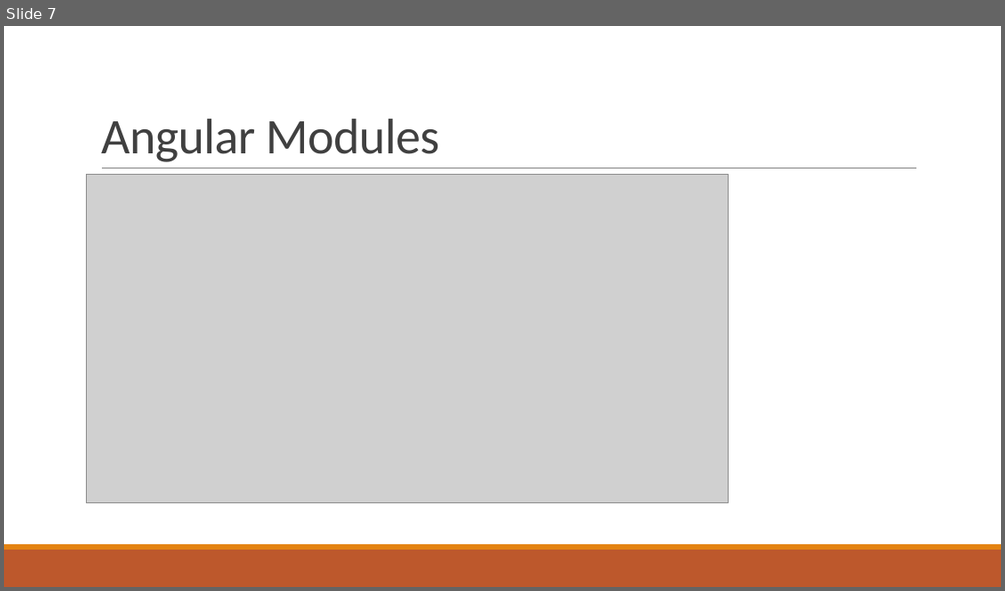
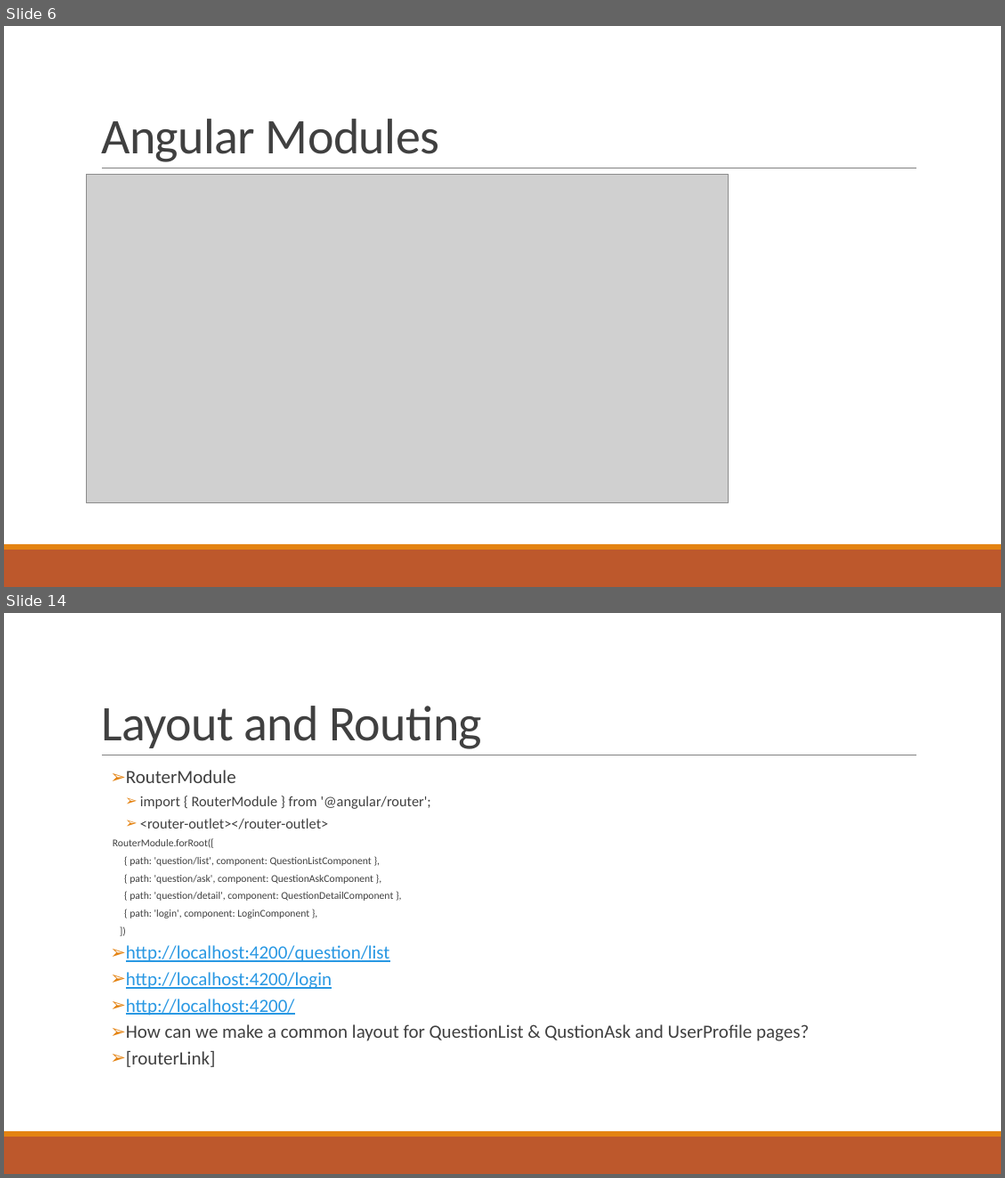
Before and after one commit to ozgurkaplan/KocAkademiAngularStarter, a slide deck: KocAkademi Angular.pptx. Shown one above the other, each under a label of ours: slide 7 before the commit, slides 6 and 14 after it; the slides between them are not shown. The pictures are 1005x591 and 1005x1178 pixels, drawn with LibreOffice and Linux fonts; fonts in the diff are those of the drawing; grey boxes stand for pictures. Boxes give left, top, right and bottom in pixels: in the first picture for what was removed or moved away, otherwise in the second. Text is boxed around its words. In the diff, an @@ line names an element or a change of style, - is before the commit and + after.

Commit message:
Presentation is updated.

```diff
--- a/KocAkademi Angular.pptx
+++ b/KocAkademi Angular.pptx
@@ slide 14 added at (x1=4, y1=613, x2=1001, y2=1174), background #FFFFFF; not listed: 3 template elements that a slide beside it also shows @@
@@ title added at (x1=101, y1=706, x2=482, y2=749), 48 pt, text #404040 @@
+Layout and Routing
@@ text added at (x1=113, y1=770, x2=809, y2=1067), 10 pt, text #404040 @@
+  ➢ RouterModule
+    ➢ import { RouterModule } from '@angular/router';
+    ➢ <router-outlet></router-outlet>
+  RouterModule.forRoot([
+  { path: 'question/list', component: QuestionListComponent },
+  { path: 'question/ask', component: QuestionAskComponent },
+  { path: 'question/detail', component: QuestionDetailComponent },
+  { path: 'login', component: LoginComponent },
+  ])
+  ➢ http://localhost:4200/question/list
+  ➢ http://localhost:4200/login
+  ➢ http://localhost:4200/
+  ➢ How can we make a common layout for QuestionList & QustionAsk and UserProfile pages?
+  ➢ [routerLink]
@@ what was slide 7 is now slide 6 @@
```
Also in this commit, not shown: 12 other slides added, 2 slides removed.
